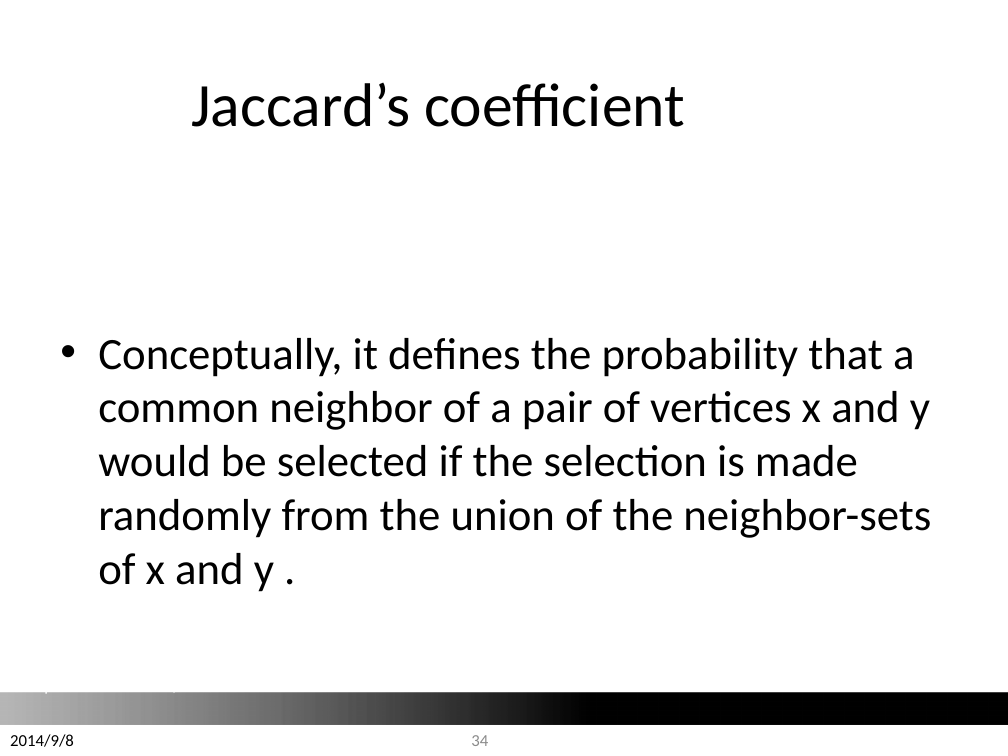
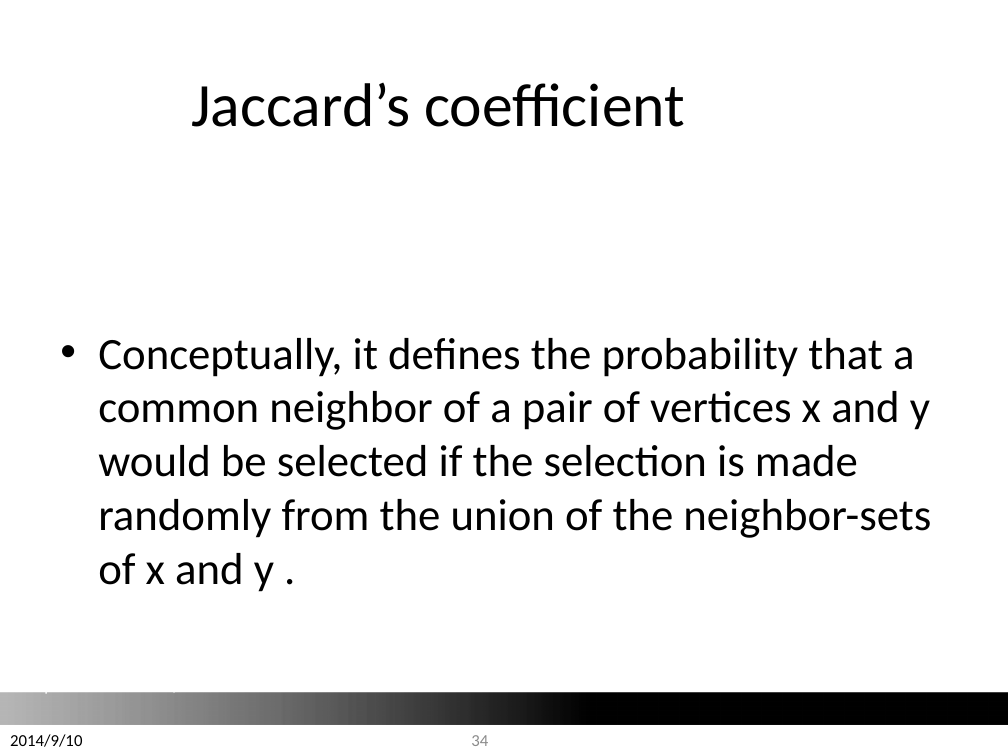
Before and after one commit to barry800414/SNA_lecture, a slide deck: slide 34 of slides/SNA_LinkPrediction_Lecture.pptx. Drawn at 1008x756 pixels with LibreOffice and Linux fonts; fonts in the diff are those of the drawing; grey boxes stand for pictures; background and template pictures are left out. Boxes give left, top, right and bottom in pixels: in the first picture for what was removed or moved away, otherwise in the second. Text is boxed around its words. In the diff, an @@ line names an element or a change of style, - is before the commit and + after.

```diff
--- a/slides/SNA_LinkPrediction_Lecture.pptx
+++ b/slides/SNA_LinkPrediction_Lecture.pptx
@@ text at (10,734,82,747): text changed @@
-2014/9/8
+2014/9/10
```
Also in this commit, not shown: 20 other slides changed, 2 other files.
